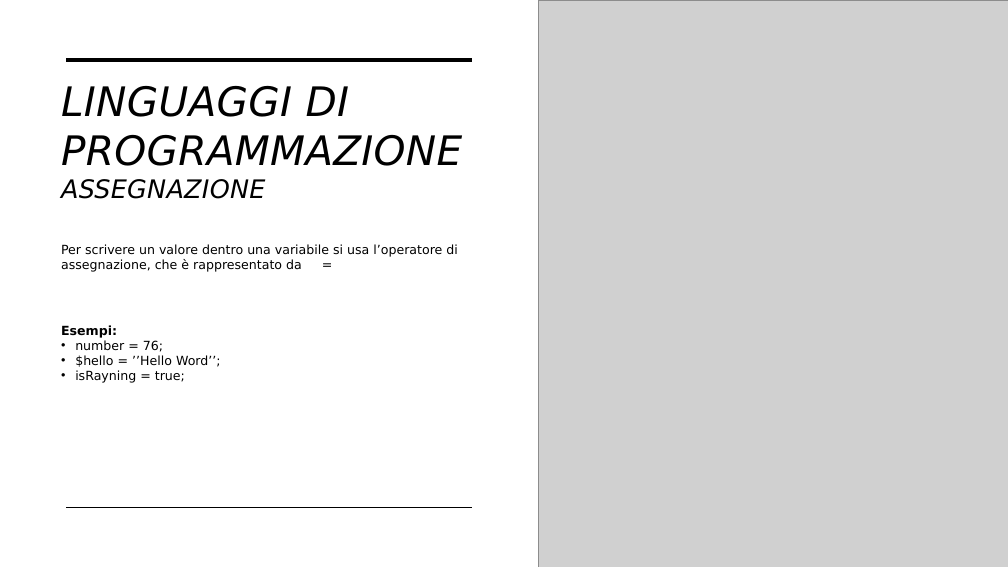
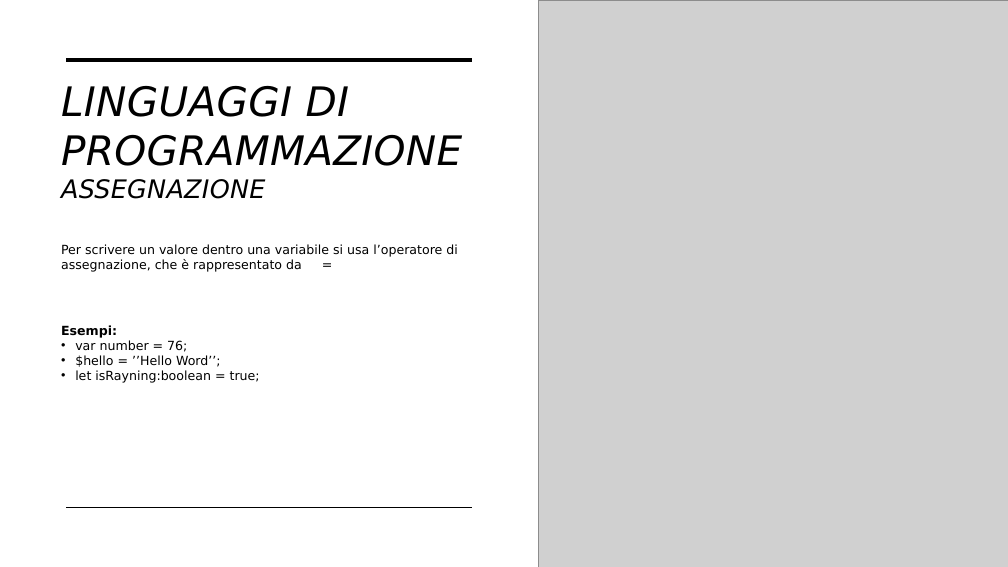
Before and after one commit to ViniciusJMoreira/corso-ifts, a slide deck: slide 53 of IFTS_Fondamenti_di_Programmazione_e_ingegnieria_del_software.pptx (slide 49 before the commit). Drawn at 1008x567 pixels with LibreOffice and Linux fonts; fonts in the diff are those of the drawing; grey boxes stand for pictures. Boxes give left, top, right and bottom in pixels: in the first picture for what was removed or moved away, otherwise in the second. Text is boxed around its words. In the diff, an @@ line names an element or a change of style, - is before the commit and + after.

```diff
--- a/IFTS_Fondamenti_di_Programmazione_e_ingegnieria_del_software.pptx
+++ b/IFTS_Fondamenti_di_Programmazione_e_ingegnieria_del_software.pptx
@@ text at (75, 340, 187, 352): text changed @@
-• number = 76;
+• var number = 76;
@@ text at (75, 370, 260, 383): text changed @@
-• isRayning = true;
+• let isRayning:boolean = true;
```
Also in this commit, not shown: 33 other slides changed, 19 slides added, 11 other files.
